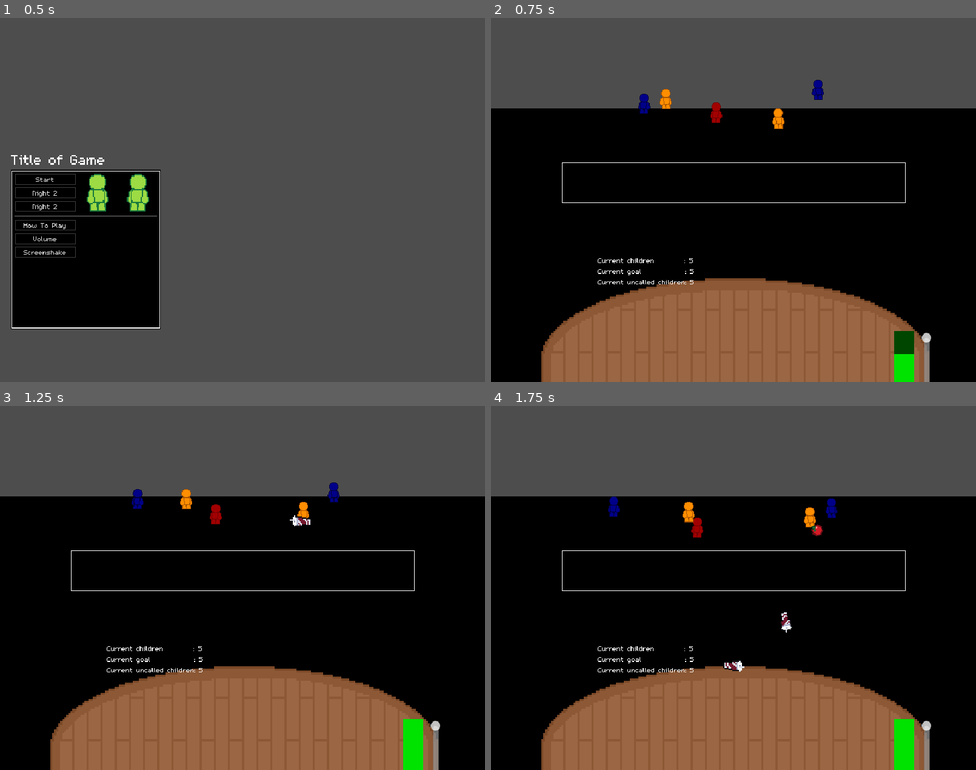
Above: before the commit, frames 1-4 (two rows, left to right).
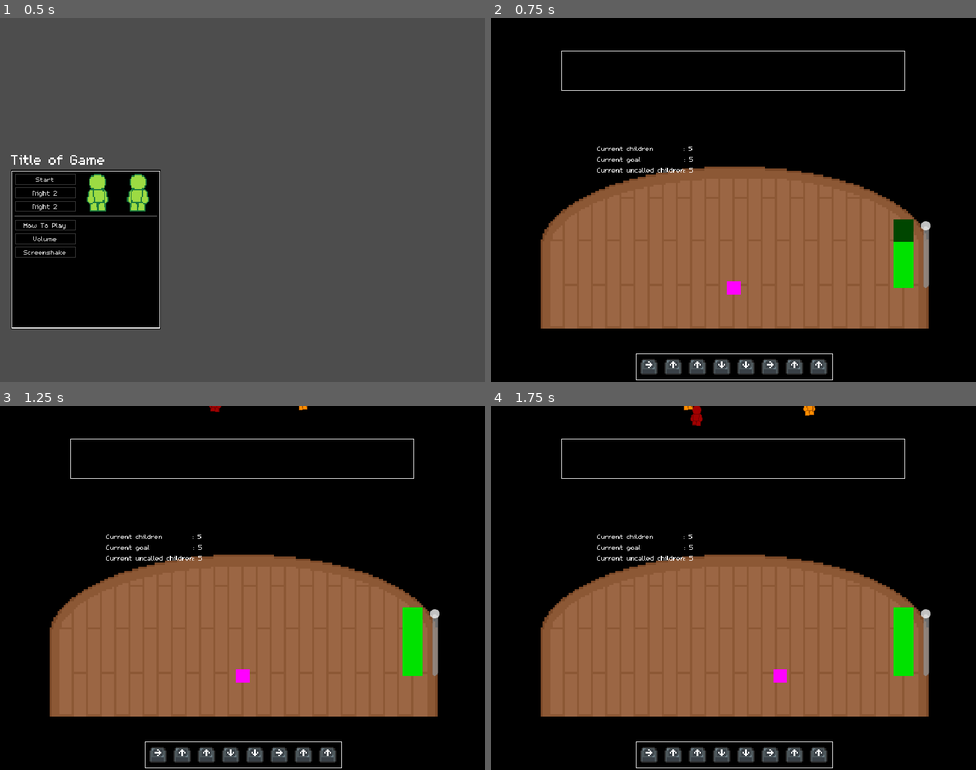
Above: after the commit, the same moments.

Repository: InRe-Dan/MiniJameGam34
Game: Godot game, scene res://menus/main_menu.tscn
Two runs of this game, one before a commit and one after it. Both use one fixed random seed, a clock stepped at 60 frames per second and the inputs below.
Inputs:
- Up to frame 1 (0.5 s): no input
- Up to frame 2 (0.75 s): click "Night 2" at 0.5 s
- Up to frame 3 (1.25 s): no input
- Up to frame 4 (1.75 s): hold D (move_right) from 1.28 s (still down)

Frame 1 is identical in both runs. In frame 2, 62% of the frame differs, in the area x 0-100%, y 0-100%; in frame 3, 62%; in frame 4, 62%.

Commit message:
Spectator animations and behaviour tweaks

Diff:
--- a/Hazard/spectators/spectator.gd
+++ b/Hazard/spectators/spectator.gd
@@ -27,6 +27,8 @@
 	# Reattempt a few times
 	for i in range(5):
 		eyesight.target_position = Vector2.from_angle(randf() * TAU) * 100
+		# Go down more often than not
+		eyesight.target_position.y += randf() * 50
 		if eyesight.is_colliding():
 			continue;
 		else:
@@ -40,7 +42,7 @@
 func check_position() -> void:
 	if reached_target:
 		return
-	if global_position.distance_squared_to(objective_position) < 100 or time_spent_walking > max_walk_time:
+	if global_position.distance_squared_to(objective_position) < 100 or time_spent_walking > max_walk_time or get_last_slide_collision():
 		reached_target = true
 		time_spent_walking = 0
 		if called_back:
@@ -57,6 +59,8 @@
 	$Debug.text += "\n" + str(time_spent_walking)
 
 	if not reached_target:
+		if sprite.animation != "throw":
+			sprite.play("walk")
 		time_spent_walking += delta
 		velocity = global_position.direction_to(objective_position) * 50
 		if velocity.x > 0:
@@ -64,6 +68,9 @@
 		else:
 			sprite.flip_h = true
 	else:
+		do_throws()
+		if sprite.animation != "throw":
+			sprite.play("idle")
 		var player : Node2D = get_tree().get_first_node_in_group("player")
 		sprite.flip_h = true if global_position.direction_to(player.global_position).x < 0 else false
 		velocity = Vector2.ZERO
@@ -73,14 +80,17 @@
 ## Create a hazard
 func prepare_hazard(hazard: Hazard) -> void:
 	queue.append(hazard)
-	#print("preparing ", hazard)
-	# Start animation if not already playing
-	# TODO: REPLACE
-	release()
+
+func do_throws() -> void:
+	if sprite.animation != "throw" and queue:
+		sprite.play("throw")
+
+
 
 ## Animation finished
 func release() -> void:
 	#print("ready to release")
+	sprite.play("idle")
 	if queue.size() == 0:
 		return
 
--- a/Hazard/spectators/spectator.tscn
+++ b/Hazard/spectators/spectator.tscn
@@ -98,7 +98,7 @@
 sprite_frames = SubResource("SpriteFrames_n1hrr")
 animation = &"walk"
 autoplay = "idle"
-frame_progress = 0.419605
+frame_progress = 0.0560436
 
 [node name="Debug" type="Label" parent="."]
 visible = false
@@ -108,3 +108,5 @@
 offset_right = 54.0
 offset_bottom = 7.0
 text = "aaaaaaaaa"
+
+[connection signal="animation_finished" from="AnimatedSprite2D" to="." method="release"]
--- a/Main/main.gd
+++ b/Main/main.gd
@@ -30,6 +30,5 @@
 	success_player.play()
 func _on_player_got_hit(satisfaction_change: float) -> void:
 	satisfaction += satisfaction_change
-
 func _on_v_slider_value_changed(value: float) -> void:
 	satisfaction = value
--- a/Main/main.tscn
+++ b/Main/main.tscn
@@ -76,6 +76,7 @@
 
 [node name="DebugCamera" type="Camera2D" parent="."]
 position = Vector2(359, 104)
+enabled = false
 
 [node name="Background" type="Sprite2D" parent="."]
 z_index = -20
